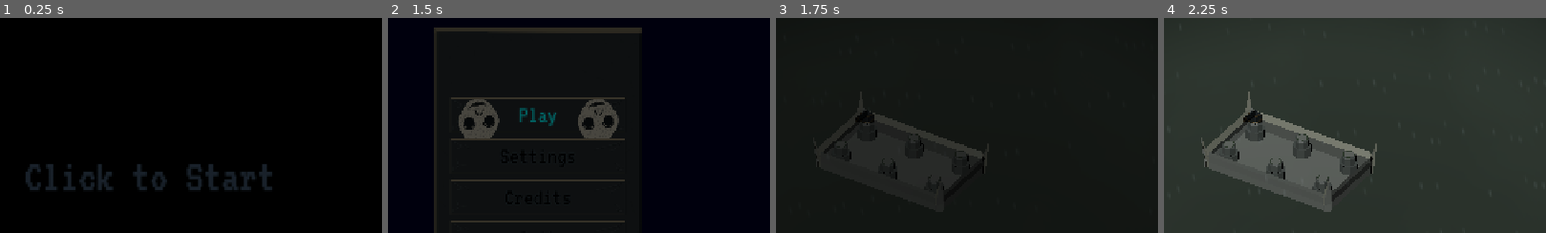
Above: before the commit, frames 1-4 (left to right).
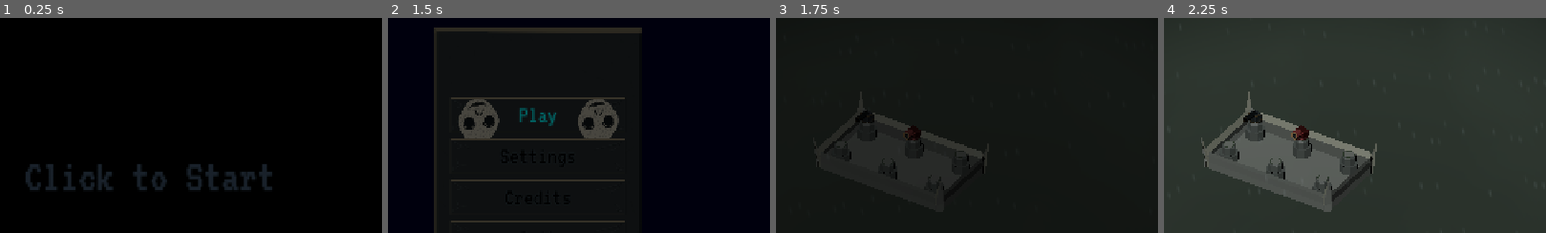
Above: after the commit, the same moments.

Repository: JeremyMarkWilcox/Tower-Defense
Game: Godot game, scene res://core/ui/boot.tscn
Same seed, same stepped clock (60 frames per second), same inputs: the game is played once before the commit and once after it. Sound files missing from this copy of the repository are replaced by a short silence.
Inputs (mouse positions are % of the whole screen's width and height, from its top left):
- Up to frame 1 (0.25 s): no input
- Up to frame 2 (1.5 s): click "Play" at 0.5 s; click "Play" at 1.25 s
- Up to frame 3 (1.75 s): no input
- Up to frame 4 (2.25 s): tap Enter at 2 s; move the mouse to (72, 45) at 2.02 s; hold Right (ui_right) from 2.03 s (still down); hold N (call_next_wave) from 2.03 s (still down); click (72, 45) at 2.17 s
The pictures show only the part of the screen within x 30-80%, y 13-63%; the shares and areas given below are measured in that part.

Frames 1-2 are identical in both runs. In frame 3, 0.2% of the frame differs, in the area x 23-38%, y 43-57%; in frame 4, 0.3%, in the area x 22-38%, y 43-57%.

Commit message:
Added Fire Tower

Diff:
--- a/game/game.tscn
+++ b/game/game.tscn
@@ -21,6 +21,7 @@
 [ext_resource type="Shader" uid="uid://dlqkwxa4ft1ud" path="res://assets/shaders/mist.gdshader" id="8_mhvfb"]
 [ext_resource type="Script" uid="uid://e21u8rkcefj4" path="res://game/managers/gold_manager.gd" id="8_vsp63"]
 [ext_resource type="PackedScene" uid="uid://cniox0c88ga5l" path="res://core/ui/controls_menu.tscn" id="8_wmqhs"]
+[ext_resource type="PackedScene" uid="uid://dl7btnuthvvlb" path="res://assets/3d_art/towers/FireTower.glb" id="9_leid8"]
 [ext_resource type="PackedScene" uid="uid://dj4pwl2xdjjfq" path="res://game/ui/run_end_screen.tscn" id="11_3vho3"]
 [ext_resource type="PackedScene" uid="uid://b82y0h3s65i2h" path="res://assets/3d_art/towers/CannonTower.glb" id="23_5e03w"]
 
@@ -139,6 +140,12 @@
 [node name="grass_tuft_015" parent="World/Environment/Props" unique_id=1456933221 instance=ExtResource("7_dxwpq")]
 transform = Transform3D(-0.36455172, 0, -0.93118316, 0, 1, 0, 0.93118316, 0, -0.36455172, -28.98921, 0.6981883, 1.9696858)
 
+[node name="CannonTower" parent="World" unique_id=1976264692 instance=ExtResource("23_5e03w")]
+transform = Transform3D(1, 0, 0, 0, 1, 0, 0, 0, 1, -6.3367014, 2.791296, 0.41207373)
+
+[node name="FireTower" parent="World" unique_id=570521196 instance=ExtResource("9_leid8")]
+transform = Transform3D(1, 0, 0, 0, 1, 0, 0, 0, 1, -1.9429172, 2.8008618, -0.5709059)
+
 [node name="Atmosphere" type="CanvasLayer" parent="." unique_id=67527882]
 layer = 0
 
@@ -204,6 +211,3 @@
 [node name="Credits" parent="UI" unique_id=1391844769 instance=ExtResource("6_dakft")]
 
 [node name="EndScreen" parent="UI" unique_id=1090858386 instance=ExtResource("11_3vho3")]
-
-[node name="CannonTower" parent="." unique_id=1976264692 instance=ExtResource("23_5e03w")]
-transform = Transform3D(1, 0, 0, 0, 1, 0, 0, 0, 1, -6.352815, 2.7614064, 0.41207373)
Binary file added: assets/3d_art/towers/FireTower.glb
Not shown, added: assets/3d_art/towers/FireTower.glb.import
